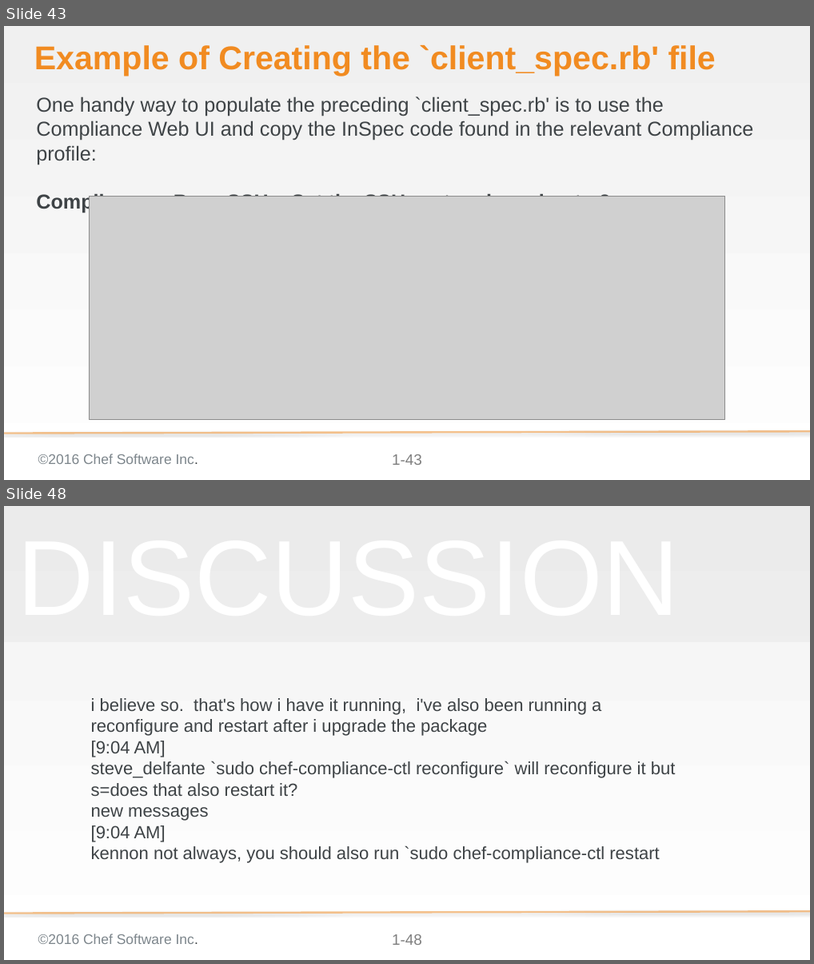
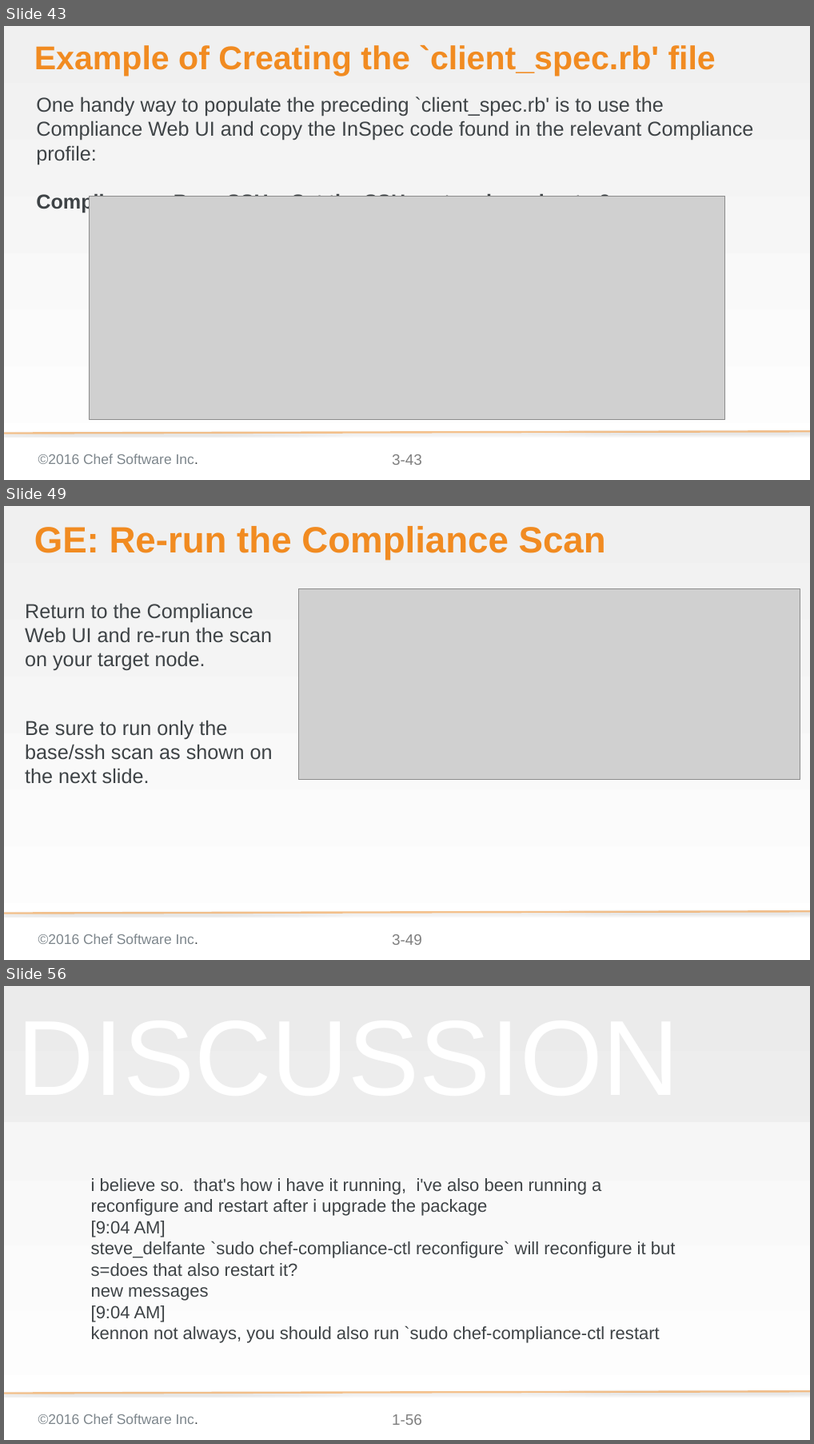
Before and after one commit to bchamby/chef-compliance-installation-configuration-operation, a slide deck: 03-initial-configuration-scans.pptx. Shown one above the other, each under a label of ours: slides 43 and 48 before the commit, slides 43, 49 and 56 after it; the slides between them are not shown. The pictures are 814x964 and 814x1444 pixels, drawn with LibreOffice and Linux fonts; fonts in the diff are those of the drawing; grey boxes stand for pictures; background and template pictures are left out. Boxes give left, top, right and bottom in pixels: in the first picture for what was removed or moved away, otherwise in the second. Text is boxed around its words. In the diff, an @@ line names an element or a change of style, - is before the commit and + after.

```diff
--- a/03-initial-configuration-scans.pptx
+++ b/03-initial-configuration-scans.pptx
@@ slide 49 added at [4,506,810,960], background gradient #F0F0F0 to #FFFFFF; not listed: 3 template elements that a slide beside it also shows @@
@@ title added at [34,526,606,560], 58 pt, text #F18B21, bold @@
+GE: Re-run the Compliance Scan
@@ picture added at [299,589,801,780] @@
@@ text added at [25,603,273,784], 32 pt, text #3E4346 @@
+Return to the Compliance Web UI and re-run the scan on your target node.
+Be sure to run only the base/ssh scan as shown on the next slide.
@@ page number at [392,454,422,464]: text changed @@
-1-43
+3-43
@@ what was slide 48 is now slide 56 @@
@@ page number at [392,1414,422,1424]: text changed @@
-1-48
+1-56
```
Also in this commit, not shown: 2 slides changed, 8 other slides added, 1 slide removed.
